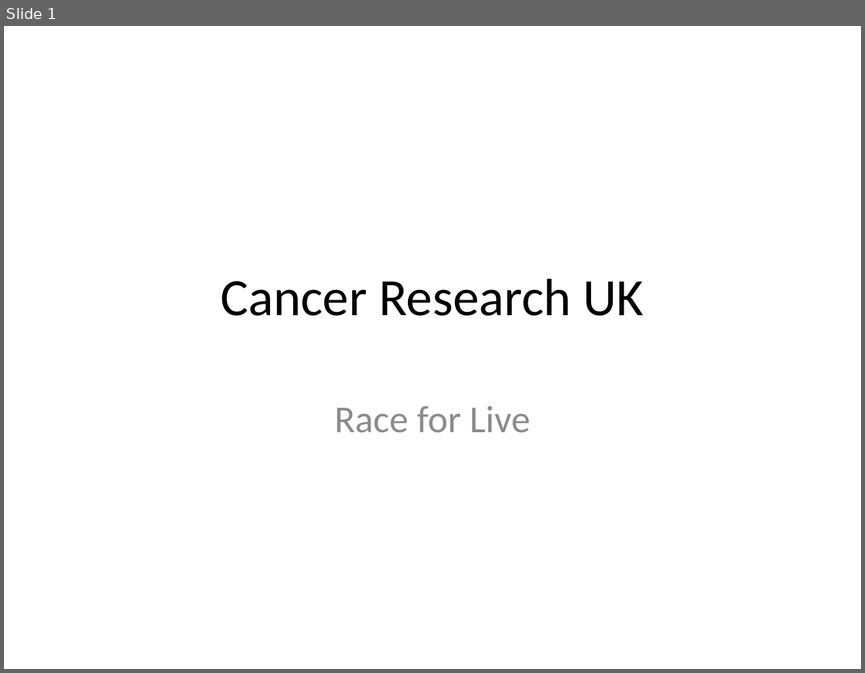
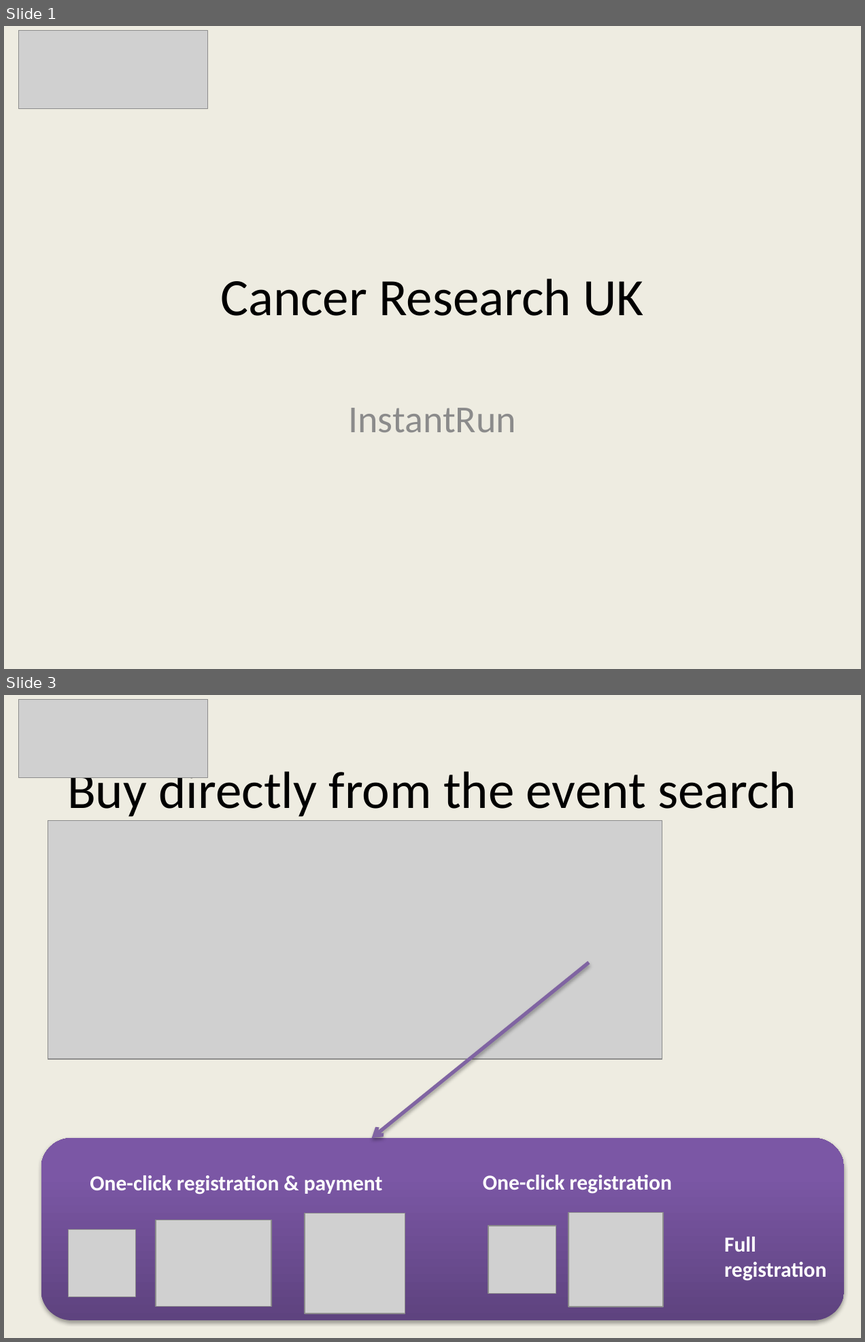
Before and after one commit to shaalin/awsHackathon2014, a slide deck: docs/Architecture.pptx. Shown one above the other, each under a label of ours: slide 1 before the commit, slides 1 and 3 after it; the slides between them are not shown. The pictures are 865x673 and 865x1342 pixels, drawn with LibreOffice and Linux fonts; fonts in the diff are those of the drawing; grey boxes stand for pictures. Boxes give left, top, right and bottom in pixels: in the first picture for what was removed or moved away, otherwise in the second. Text is boxed around its words. In the diff, an @@ line names an element or a change of style, - is before the commit and + after.

```diff
--- a/docs/Architecture.pptx
+++ b/docs/Architecture.pptx
@@ slide 3 added at <box>4,695,861,1338</box>, background #EEECE1 @@
@@ picture added at <box>18,699,208,778</box> @@
@@ title added at <box>67,764,796,817</box>, 44 pt, text #000000 @@
+Buy directly from the event search
@@ picture added at <box>48,821,662,1059</box> @@
@@ arrow added from (588, 962) to (372, 1138), #8064A2 3 pt @@
@@ rounded rectangle added at <box>41,1138,844,1321</box>, fill gradient #5F4480 to #7B58A6 to #7C57A8 @@
@@ text added at <box>90,1175,383,1194</box>, 18 pt, text #FFFFFF, bold @@
+One-click registration & payment
@@ text added at <box>483,1174,671,1193</box>, 18 pt, text #FFFFFF, bold @@
+One-click registration
@@ picture added at <box>156,1219,271,1306</box> @@
@@ picture added at <box>305,1212,405,1312</box> @@
@@ picture added at <box>568,1212,663,1306</box> @@
@@ picture added at <box>68,1229,136,1297</box> @@
@@ picture added at <box>488,1225,555,1293</box> @@
@@ text added at <box>724,1236,826,1280</box>, 18 pt, text #FFFFFF, bold @@
+Full
+registration
@@ slide 1 changed as well @@
@@ background #FFFFFF to #EEECE1 @@
@@ picture added at <box>18,30,208,109</box> @@
@@ subtitle at <box>349,407,516,432</box>: text changed @@
-Race for Live
+InstantRun
```
Also in this commit, not shown: 1 other slide changed, 15 other slides added, 1 slide removed.
